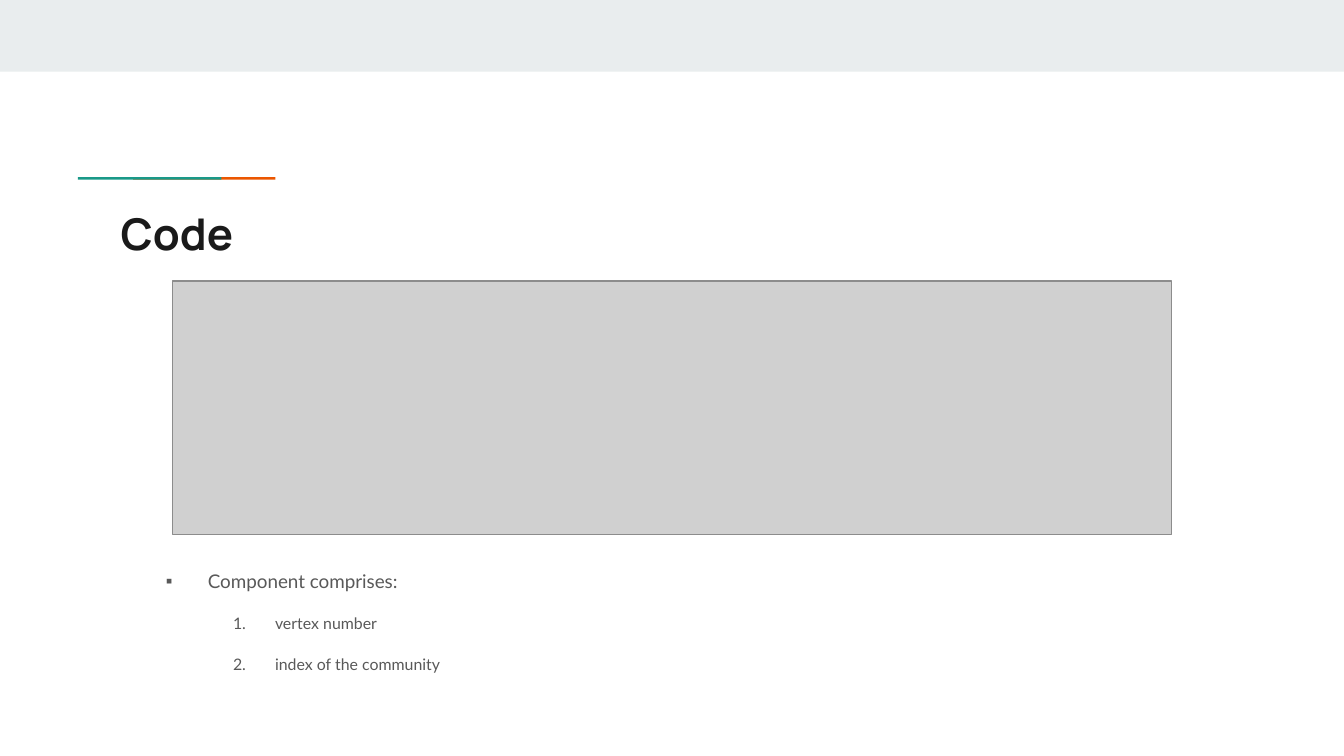
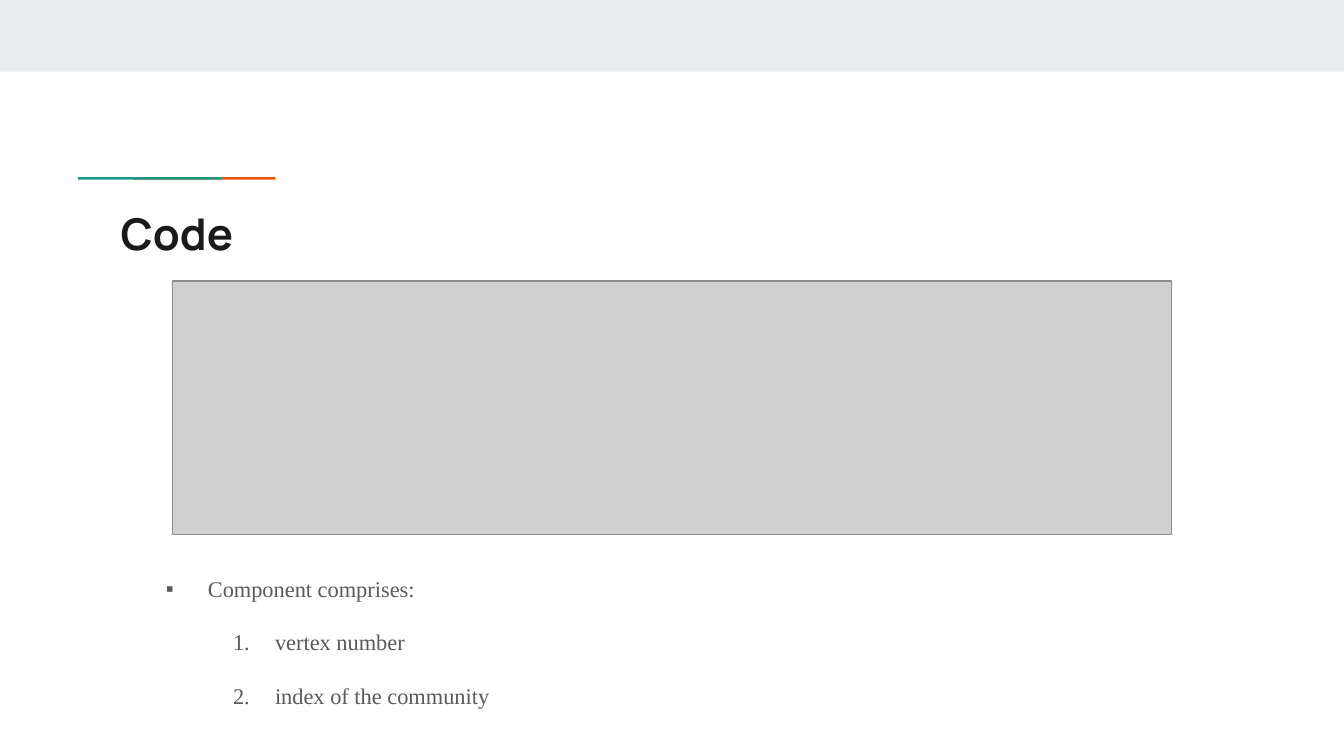
Before and after one commit to GayathriRangu/SIGEVO-Summer-School-S3-2024, a slide deck: slide 6 of presentation_team_2024.pptx. Drawn at 1344x756 pixels with LibreOffice and Linux fonts; fonts in the diff are those of the drawing; grey boxes stand for pictures. Boxes give left, top, right and bottom in pixels: in the first picture for what was removed or moved away, otherwise in the second. Text is boxed around its words. In the diff, an @@ line names an element or a change of style, - is before the commit and + after.

```diff
--- a/presentation_team_2024.pptx
+++ b/presentation_team_2024.pptx
@@ text "Component comprises:" at <box>208,582,489,709</box>: size 10.1 to 12 pt in "Component comprises:"; font Lato to Times New Roman; size 8.5 to 12 pt in "vertex number", "index of the community"; line spacing 0.95 to 1.15 @@
```
Also in this commit, not shown: 8 other slides changed, 1 slide added, 3 other files.
